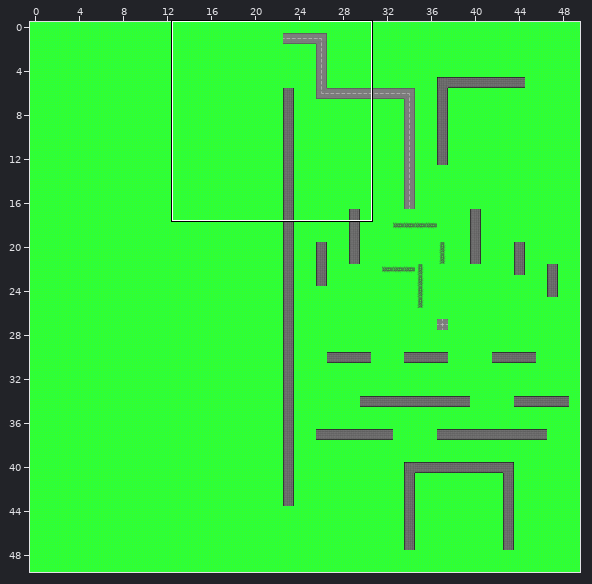
Two versions of a level (Tiled map, maps/level1.tmx). The picture above shows the old version from afar; the outline marks the close-up.
Close-up. Before:
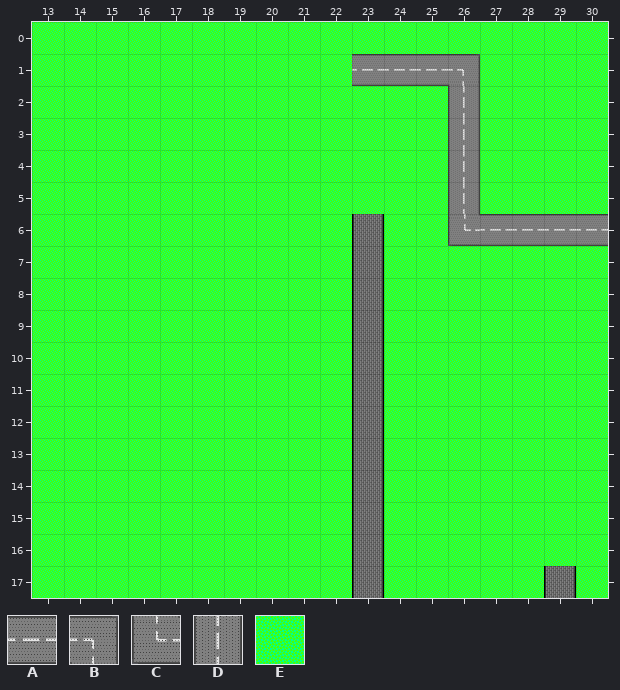
Cells are 64x64 px. Shown: x 13..30, y 0..17. The commit also changed other parts of the map, which this record leaves out.
Key: from "background": A 1, B 2, C 5, D 6, E 16.
_ is an empty cell, # one hidden under a higher layer.
Layers that did not change in this view are not listed.
Layer "Background" before, first column x 13:
 0 EEEEEEEEEEEEEEEEEE
 1 EEEEEEEEEEAAABEEEE
 2 EEEEEEEEEEEEEDEEEE
 3 EEEEEEEEEEEEEDEEEE
 4 EEEEEEEEEEEEEDEEEE
 5 EEEEEEEEEEEEEDEEEE
 6 EEEEEEEEEE#EECAAAA
 7 EEEEEEEEEE#EEEEEEE
 8 EEEEEEEEEE#EEEEEEE
 9 EEEEEEEEEE#EEEEEEE
10 EEEEEEEEEE#EEEEEEE
11 EEEEEEEEEE#EEEEEEE
12 EEEEEEEEEE#EEEEEEE
13 EEEEEEEEEE#EEEEEEE
14 EEEEEEEEEE#EEEEEEE
15 EEEEEEEEEE#EEEEEEE
16 EEEEEEEEEE#EEEEEEE
17 EEEEEEEEEE#EEEEE#E
After:
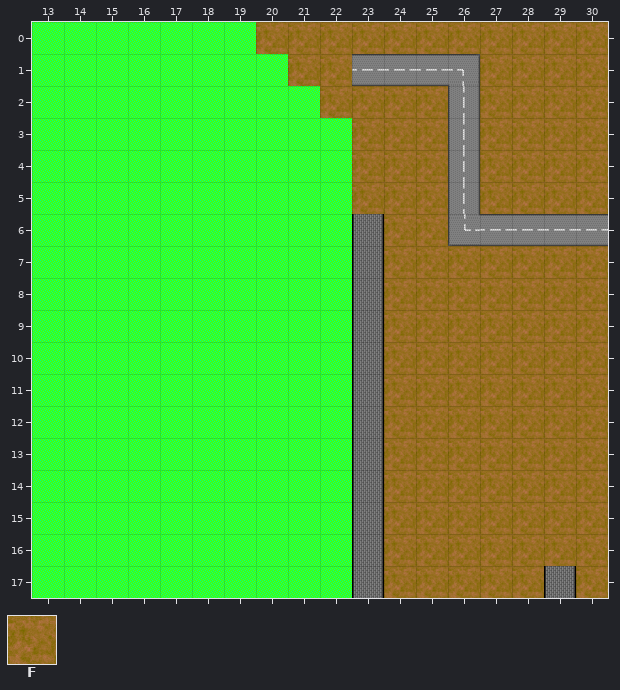
Further tiles: from "background": F 18.
Change:
Changed rows in their new state; . is an unchanged cell.
Layer "Background":
first column x 20:
 0 FFFFFFFFFFF
 1 .FF....FFFF
 2 ..FFFF.FFFF
 3 ...FFF.FFFF
 4 ...FFF.FFFF
 5 ...FFF.FFFF
 6 ....FF.....
 7 ....FFFFFFF
 8 ....FFFFFFF
 9 ....FFFFFFF
10 ....FFFFFFF
11 ....FFFFFFF
12 ....FFFFFFF
13 ....FFFFFFF
14 ....FFFFFFF
15 ....FFFFFFF
16 ....FFFFFFF
17 ....FFFFF.F
Boxes around the changes in both close-ups, in picture pixels (x1, y1, x2, y2):
changed: (256, 22, 608, 598)
